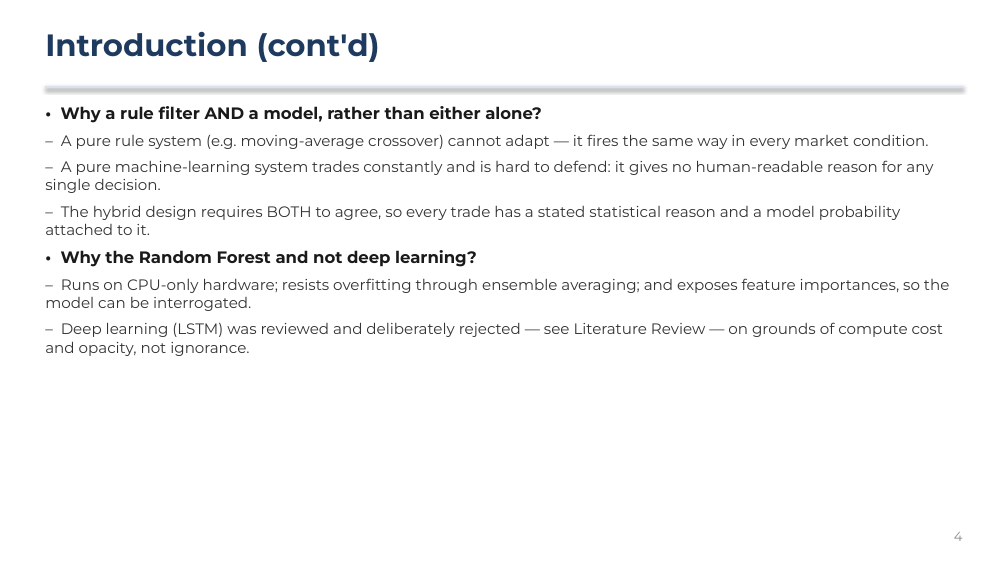
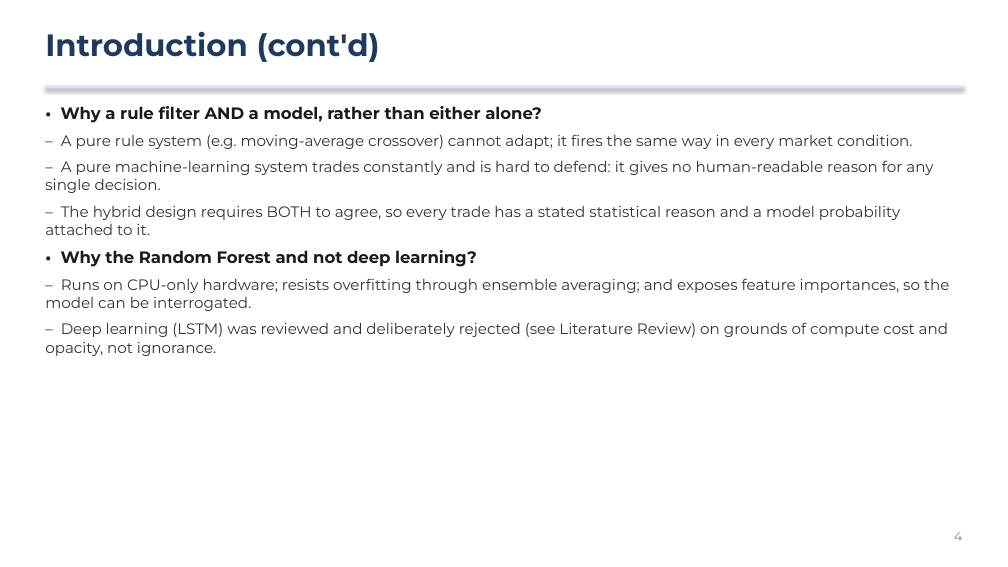
Before and after one commit to greatonical/scikit-automated-trading-system, a slide deck: slide 4 of docs/DEFENCE_PRESENTATION.pptx. Drawn at 1008x567 pixels with LibreOffice and Linux fonts; fonts in the diff are those of the drawing. Boxes give left, top, right and bottom in pixels: in the first picture for what was removed or moved away, otherwise in the second. Text is boxed around its words. In the diff, an @@ line names an element or a change of style, - is before the commit and + after.

```diff
--- a/docs/DEFENCE_PRESENTATION.pptx
+++ b/docs/DEFENCE_PRESENTATION.pptx
@@ text at (61,134,913,149): text changed @@
-  – A pure rule system (e.g. moving-average crossover) cannot adapt — it fires the same way in every market condition.
+  – A pure rule system (e.g. moving-average crossover) cannot adapt; it fires the same way in every market condition.
@@ text at (45,322,948,356): text changed @@
-  – Deep learning (LSTM) was reviewed and deliberately rejected — see Literature Review — on grounds of compute cost and opacity, not ignorance.
+  – Deep learning (LSTM) was reviewed and deliberately rejected (see Literature Review) on grounds of compute cost and opacity, not ignorance.
```
Also in this commit, not shown: 29 other slides changed, 2 other files.
